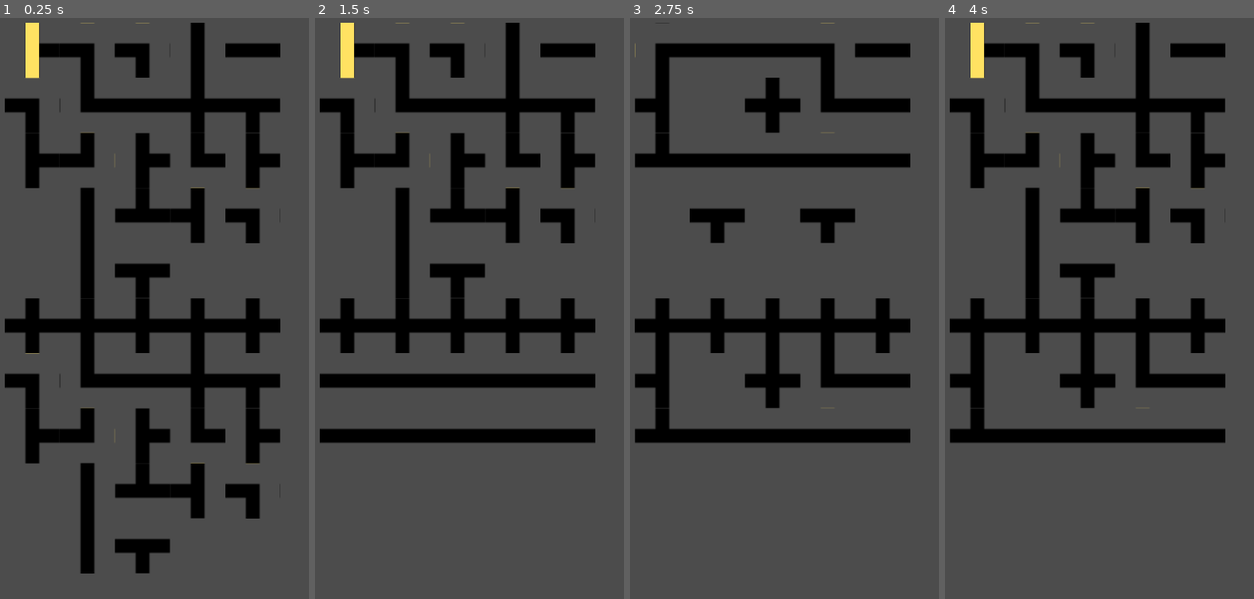
Above: before the commit, frames 1-4 (left to right).
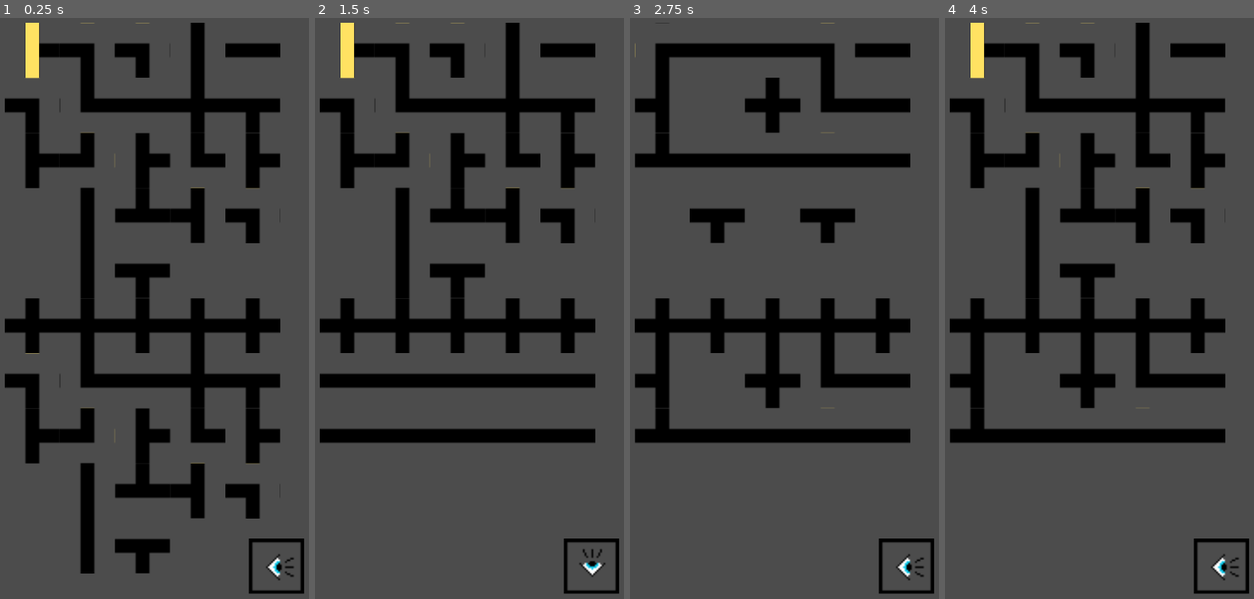
Above: after the commit, the same moments.

Repository: jojva/ld48
Game: Godot game, scene res://Main.tscn
The game is run twice, just before and just after one commit, with the same random seed, the same clock (stepped at 60 frames per second) and the same inputs.
Inputs (mouse positions are in pixels of both pictures, inside the frame that each line leads up to):
- Up to frame 1 (0.25 s): no input
- Up to frame 2 (1.5 s): tap Enter at 0.5 s; move the mouse to (537, 267) at 0.52 s; hold Right (ui_right) 0.53-1.28 s; hold A (ui_look_left) 0.53-1.28 s; click (537, 267) at 0.67 s; tap E (ui_look_right) at 0.8, 1.35 s; tap Space at 1.25 s; move the mouse to (386, 331) at 1.27 s; hold Down (ui_down) from 1.28 s (still down)
- Up to frame 3 (2.75 s): tap A (ui_look_left) at 1.55 s; tap Enter at 2 s; move the mouse to (809, 157) at 2.02 s; release Down (ui_down) at 2.03 s; hold Right (ui_right) from 2.03 s (still down); hold A (ui_look_left) from 2.03 s (still down); tap E (ui_look_right) at 2.3 s
- Up to frame 4 (4 s): tap Space at 2.75 s; move the mouse to (1068, 424) at 2.77 s; release Right (ui_right) at 2.78 s; release A (ui_look_left) at 2.78 s; hold Up (ui_up) 2.78-3.53 s; tap E (ui_look_right) at 2.85, 3.8 s; click (1068, 424) at 2.92 s; tap A (ui_look_left) at 3.05 s; tap Enter at 3.5 s; move the mouse to (1195, 395) at 3.52 s; hold Left (ui_left) from 3.53 s (still down); hold A (ui_look_left) from 3.53 s (still down)

The runs differ from the first frame. In frame 1, 0.6% of the frame differs, in the area x 80-99%, y 89-100%; in frame 2, 0.6%; in frame 3, 0.6%; in frame 4, 0.6%.

Commit message:
Add eye compass

Diff:
--- a/Main.gd
+++ b/Main.gd
@@ -6,10 +6,13 @@
 
 func _input(e):
 	if e.is_action_pressed("ui_look_left"):
-		current_face = (current_face + 1) % 4
-		$ViewportContainer/Viewport/Tower.position.x = \
-			- current_face * Constants.COLS * Constants.CELL_SIZE * $ViewportContainer/Viewport/Tower.scale.x
+		look_elsewhere(1)
 	if e.is_action_pressed("ui_look_right"):
-		current_face = (current_face + 3) % 4
-		$ViewportContainer/Viewport/Tower.position.x = \
-			- current_face * Constants.COLS * Constants.CELL_SIZE * $ViewportContainer/Viewport/Tower.scale.x
+		look_elsewhere(-1)
+
+
+func look_elsewhere(direction):
+	current_face = (current_face + direction + 4) % 4
+	$ViewportContainer/Viewport/Tower.position.x = \
+		- current_face * Constants.COLS * Constants.CELL_SIZE * $ViewportContainer/Viewport/Tower.scale.x
+	$HUD/Eye.rotate(direction * PI / 2)
--- a/Main.tscn
+++ b/Main.tscn
@@ -1,7 +1,8 @@
-[gd_scene load_steps=3 format=2]
+[gd_scene load_steps=4 format=2]
 
 [ext_resource path="res://Tower.tscn" type="PackedScene" id=1]
 [ext_resource path="res://Main.gd" type="Script" id=2]
+[ext_resource path="res://eye.png" type="Texture" id=3]
 
 [node name="Main" type="Node2D"]
 script = ExtResource( 2 )
@@ -21,3 +22,10 @@
 render_target_update_mode = 3
 
 [node name="Tower" parent="ViewportContainer/Viewport" instance=ExtResource( 1 )]
+
+[node name="HUD" type="CanvasLayer" parent="."]
+
+[node name="Eye" type="Sprite" parent="HUD"]
+position = Vector2( 731.174, 1363.46 )
+scale = Vector2( 4, 4 )
+texture = ExtResource( 3 )
Binary file added: eye.png
Not shown, added: eye.png.import
